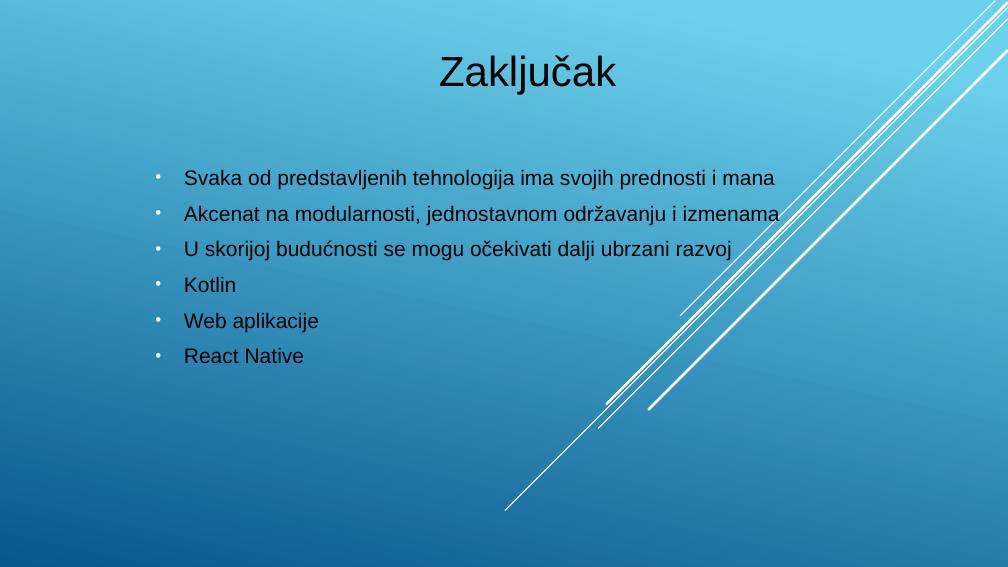
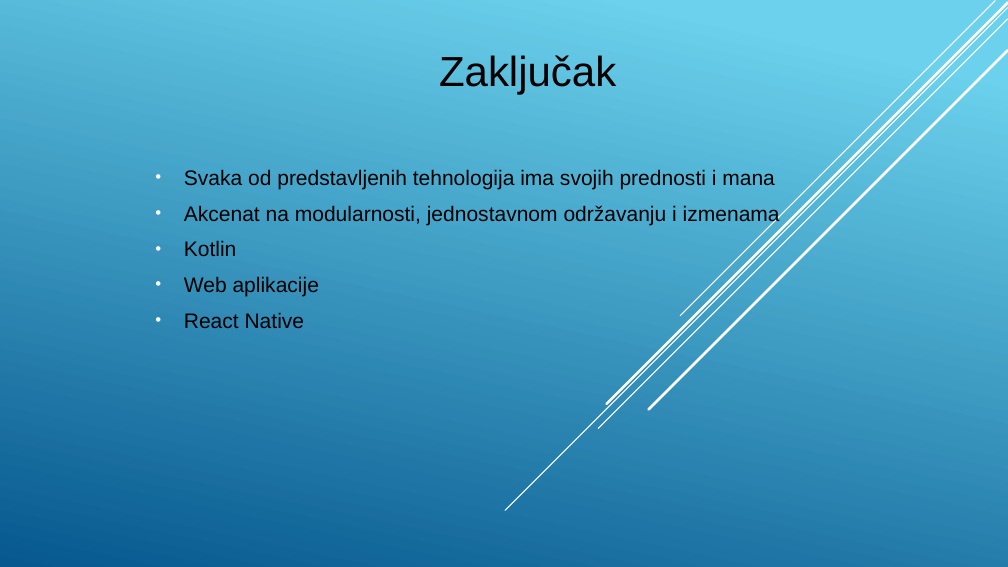
Before and after one commit to stefan11091991/masterRadAndroid, a slide deck: slide 23 of prezentacija.pptx. Drawn at 1008x567 pixels with LibreOffice and Linux fonts; fonts in the diff are those of the drawing. Boxes give left, top, right and bottom in pixels: in the first picture for what was removed or moved away, otherwise in the second. Text is boxed around its words. In the diff, an @@ line names an element or a change of style, - is before the commit and + after.

```diff
--- a/prezentacija.pptx
+++ b/prezentacija.pptx
@@ subtitle at (184, 240, 732, 261): paragraph removed @@
-• U skorijoj budućnosti se mogu očekivati dalji ubrzani razvoj
```
Also in this commit, not shown: 1 other slide changed.
